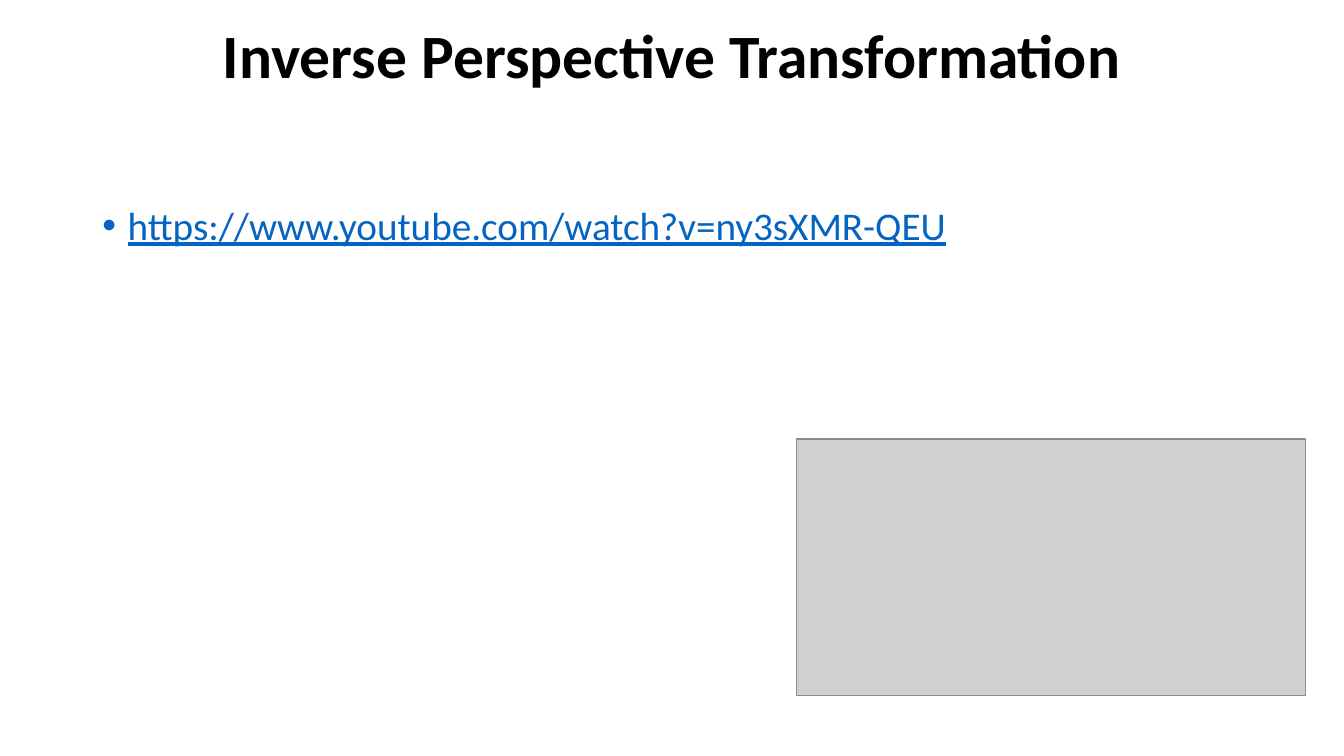
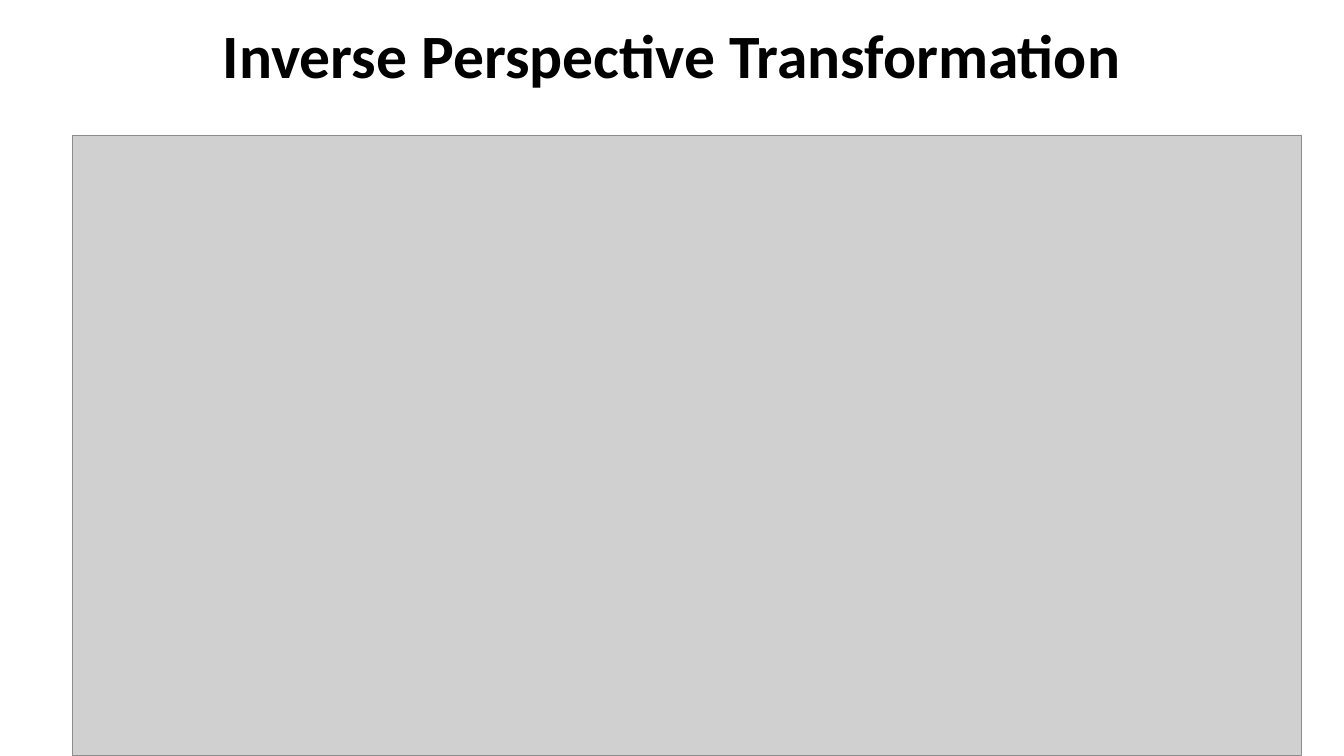
Before and after one commit to MickWPM/Thesis, a slide deck: slide 2 of Docs/InterimVivaReferences.pptx (slide 4 before the commit). Drawn at 1344x756 pixels with LibreOffice and Linux fonts; fonts in the diff are those of the drawing; grey boxes stand for pictures. Boxes give left, top, right and bottom in pixels: in the first picture for what was removed or moved away, otherwise in the second. Text is boxed around its words. In the diff, an @@ line names an element or a change of style, - is before the commit and + after.

```diff
--- a/Docs/InterimVivaReferences.pptx
+++ b/Docs/InterimVivaReferences.pptx
@@ picture: place and size @@
-picture at [797,440,1306,697]
+picture at [73,136,1302,756]
@@ text removed at [128,212,946,247] @@
-• https://www.youtube.com/watch?v=ny3sXMR-QEU
```
Also in this commit, not shown: 4 other slides changed, 2 slides added, 12 slides removed.
